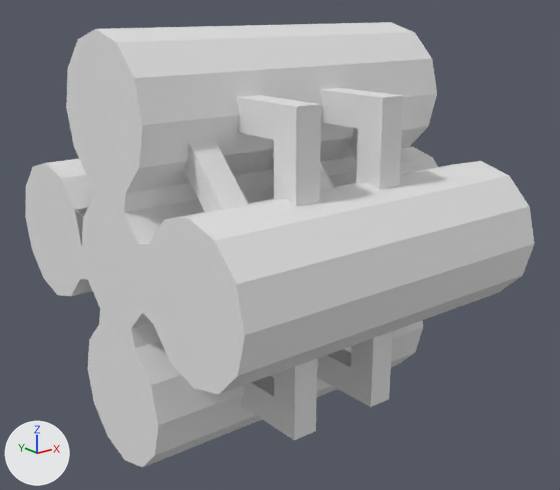
Two versions of the OBJ model TheFirmaTheBetter/Assets/Resources/Models/Engines/Veryfast_Engine.obj, one commit apart.
The view is the same before and after, from a camera (50 mm lens) standing at (-1.499, -3.105, 1.136) and looking at (0.928, -0.07, -0.078). Lighting does not change. The marker at lower left points along +X, +Y and +Z. Where no turn or scale is listed for an object, it has been applied to the vertices.
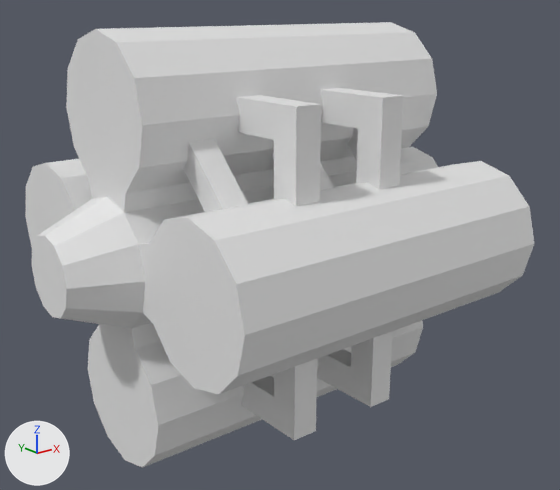
Location of each change, (x1, y1, x2, y2) in pixels of the pictures (560 x 490 px):
part 1 of me_cylinder_002, built on: before (82, 197, 145, 328); after (32, 197, 145, 328)

What the commit changed:
me_cylinder_002 is used by ob_cylinder_002; location (0.0, 0.0, 0.0).
me_cylinder_002 had 559 vertices, 509 faces and spanned x 0.0..2.06, y -1.03..1.03, z -1.03..1.03.
me_cylinder_002 now has 571 vertices, 521 faces and spans x -0.3..2.06, y -1.03..1.03, z -1.03..1.03.
Part 1, on me_cylinder_002:
1 face is deleted.
12 vertices are added at x -0.3, y -0.19..0.19, z -0.19..0.19.
13 new faces join them.
